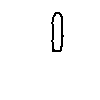
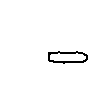
Two versions of the same layered image (100 x 100). Layer-by-layer changes:
painted on "legs copy" over box(48, 12, 88, 64)
